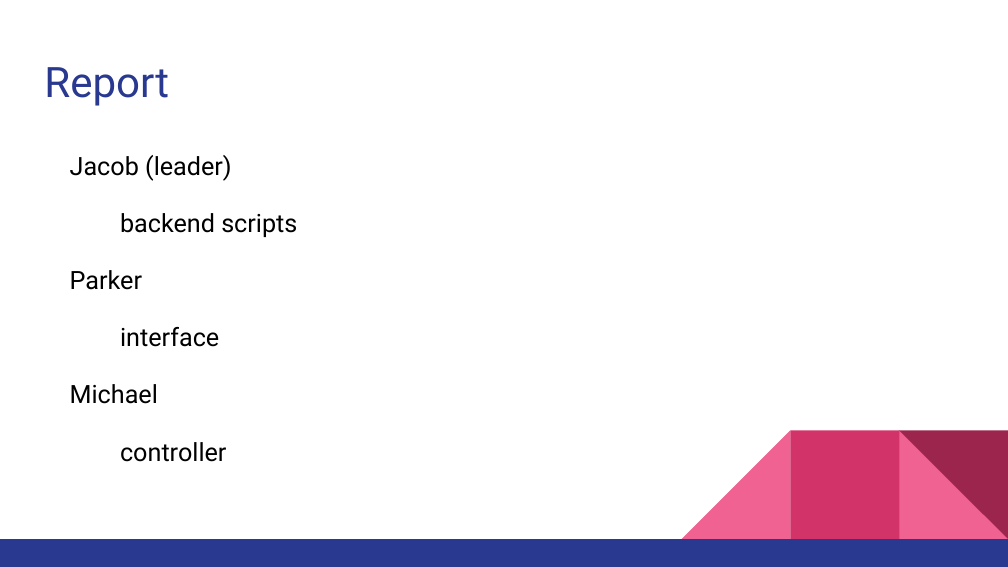
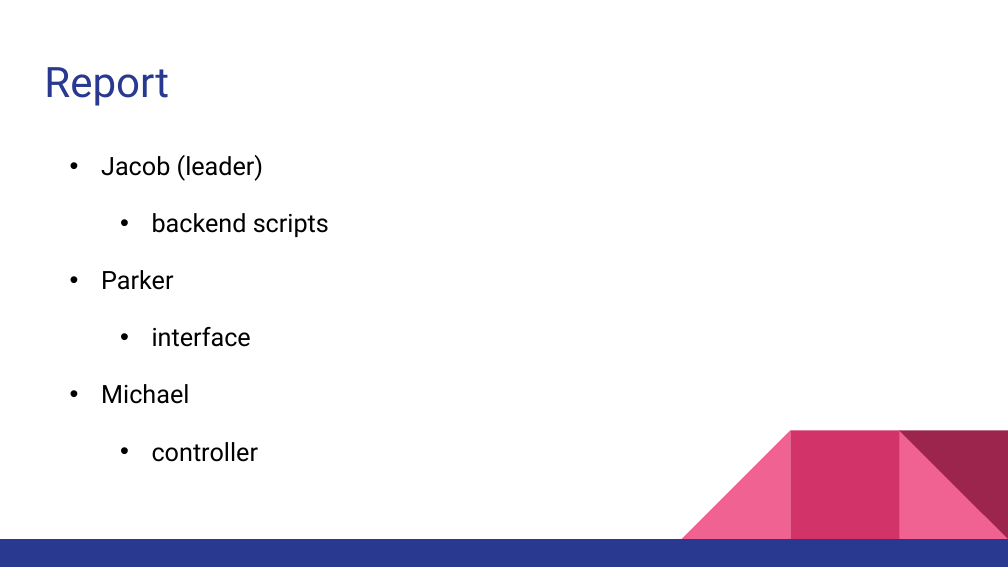
Before and after one commit to jmc0592/csce4444, a slide deck: slide 7 of Deliverable1Presentation.pptx. Drawn at 1008x567 pixels with LibreOffice and Linux fonts; fonts in the diff are those of the drawing. Boxes give left, top, right and bottom in pixels: in the first picture for what was removed or moved away, otherwise in the second. Text is boxed around its words. In the diff, an @@ line names an element or a change of style, - is before the commit and + after.

Commit message:
fixed some formatting

```diff
--- a/Deliverable1Presentation.pptx
+++ b/Deliverable1Presentation.pptx
@@ text "Jacob (leader)" at (x1=101, y1=155, x2=329, y2=462): bullet none to • @@
```
Also in this commit, not shown: 2 other slides changed.
